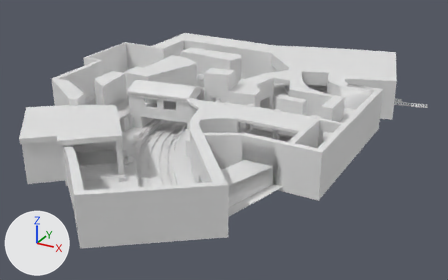
The FBX model Assets/6v6Shooter/Meshes/Environment/Level1/Level1.fbx as it was, and as the next commit left it.
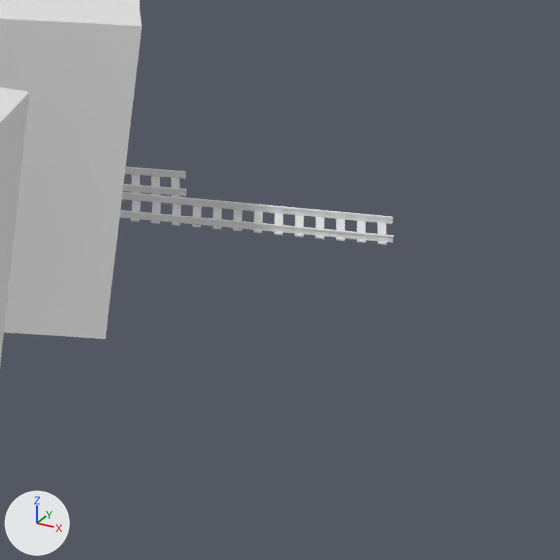
Each version appears first whole from a 50 mm camera at (96.0, -139.7, 70.5) aimed at (15.4, 7.0, -2.8), and next in a close-up on the part from 85% to 100% of the width and 28% to 52% of the height. The lights are fixed; the arrows at lower left show +X, +Y and +Z. Where no turn or scale is listed for an object, it has been applied to the vertices. Vertices at the same position are counted once.
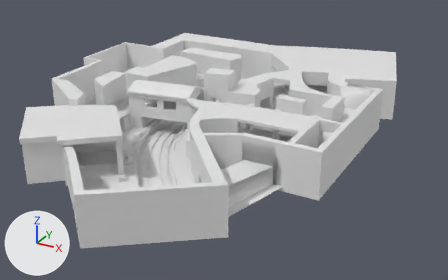
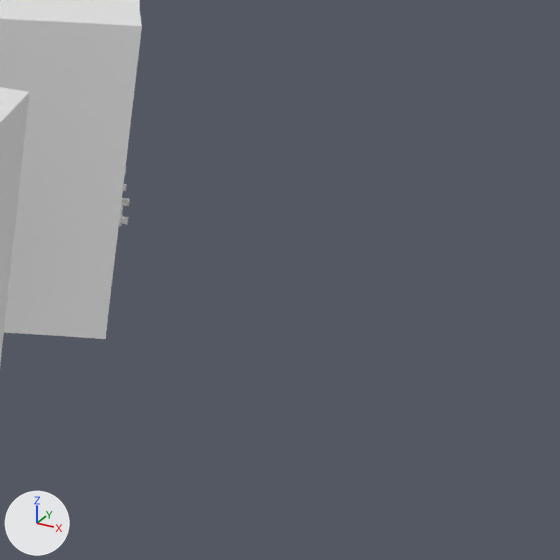
Changed parts and their boxes [x1, y1, x2, y2] in the close-ups (560 x 560 px; the box of a moved part takes in the faces that stretch with it):
'Cube.001', reshaped: before [120, 192, 394, 245]; after [119, 198, 130, 226]
'Cube.002', reshaped: before [123, 167, 187, 197]; after [123, 167, 127, 191]
part 1 of me_cube_008, deleted: before [151, 176, 160, 195]
part 2 of me_cube_008, deleted: before [131, 174, 140, 193]
part 3 of me_cube_008, deleted: before [171, 177, 180, 197]
part 4 of me_cube_008, deleted: before [126, 167, 187, 196]
part 5 of me_cube_007, deleted: before [120, 192, 394, 245]
part 6 of me_cube_007, moved or reshaped (not visible before): after [119, 198, 130, 226]

What changed in the scene script:
```text
Change me_cube_007:
    used by ob_cube_001; location = (25.85, -43.79, -1.33)
    remove me_cube_007.from_pydata(...)  # 12755 vertices, 7680 faces; spans x -25.7..36.9, y -2.3..104.1, z 0.0..0.7
    add me_cube_007.from_pydata(...)  # 11703 vertices, 7160 faces; spans x -25.7..27.1, y -2.3..101.1, z 0.0..0.7
    me_cube_007 part 5: 86 loose pieces with 2192 vertices, spanning x 14.0..36.9, y 96.1..104.1, z 0.3..0.7, are deleted
    me_cube_007 part 6: 81 vertices moved within x -19.8..6.5, y -0.5..93.2, z 0.0..0.6; 1682 vertices removed from x -25.6..13.9, y -1.1..98.1, z 0.0..0.7; 2822 vertices added at x -25.5..27.1, y -0.5..101.1, z 0.0..0.7
Change me_cube_008:
    used by ob_cube_002; location = (25.85, -43.79, -1.33)
    remove me_cube_008.from_pydata(...)  # 8480 vertices, 7680 faces; spans x -30.3..28.2, y -5.5..106.4, z 0.0..0.3
    add me_cube_008.from_pydata(...)  # 8348 vertices, 7560 faces; spans x -30.3..25.9, y -5.5..105.7, z 0.0..0.3
    me_cube_008 part 1: the loose piece of 12 vertices spanning x 26.2..27.2, y 103.5..106.2, z 0.0 is deleted
    me_cube_008 part 2: the loose piece of 12 vertices spanning x 25.5..26.4, y 103.3..105.9, z 0.0 is deleted
    me_cube_008 part 3: the loose piece of 12 vertices spanning x 27.0..28.0, y 103.8..106.4, z 0.0 is deleted
    me_cube_008 part 4
    96 vertices are removed from x 26.0..28.2, y 103.6..106.3, z 0.0..0.3
    96 faces are deleted
```
